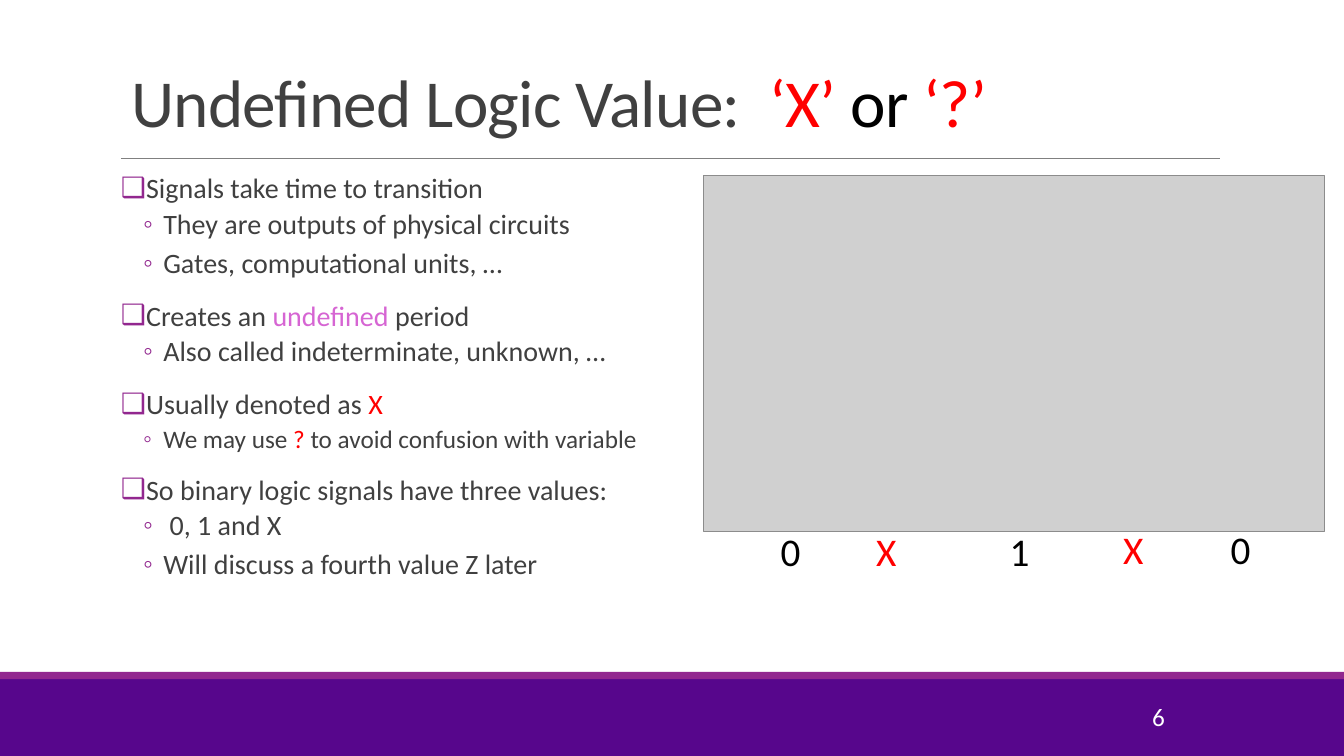
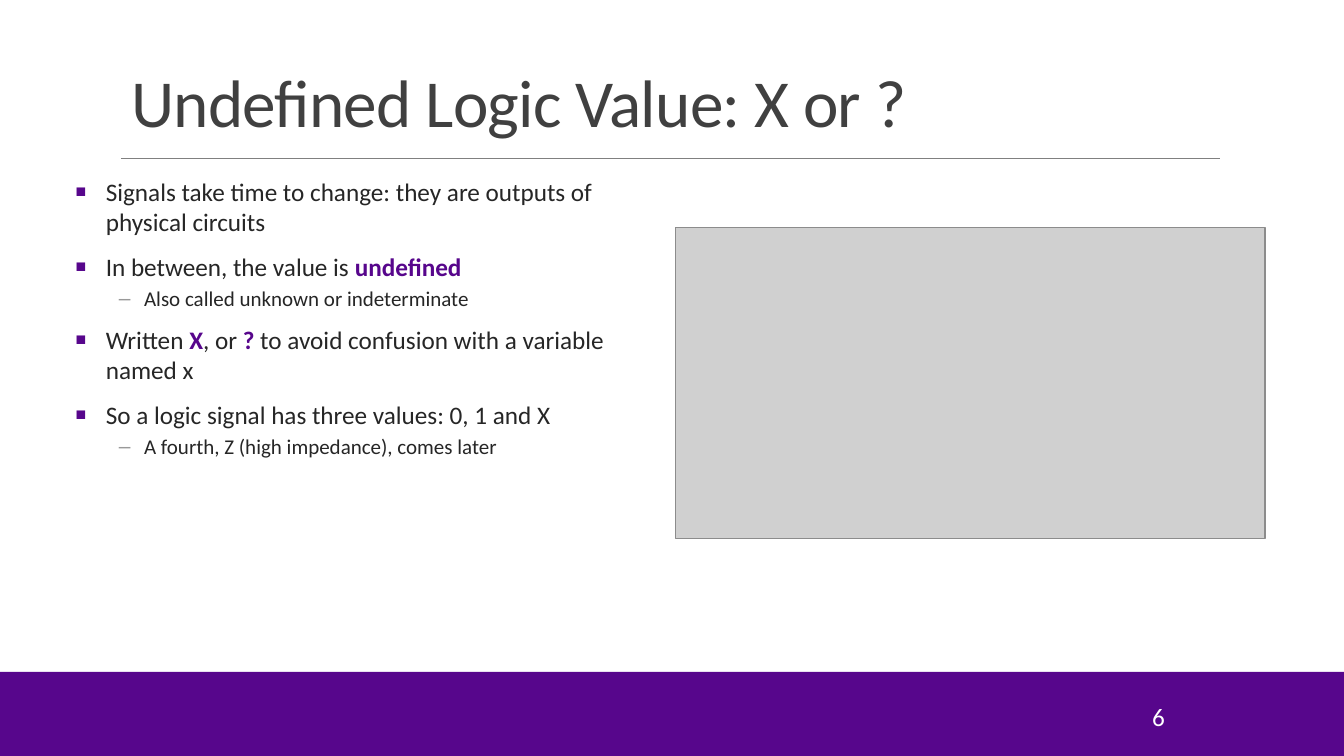
Before and after one commit to sdrangan/hwdesign, a slide deck: slide 6 of units/unit06_timing/timing.pptx. Drawn at 1344x756 pixels with LibreOffice and Linux fonts; fonts in the diff are those of the drawing; grey boxes stand for pictures; background and template pictures are left out. Boxes give left, top, right and bottom in pixels: in the first picture for what was removed or moved away, otherwise in the second. Text is boxed around its words. In the diff, an @@ line names an element or a change of style, - is before the commit and + after.

```diff
--- a/units/unit06_timing/timing.pptx
+++ b/units/unit06_timing/timing.pptx
@@ title at [131, 80, 861, 139]: text changed @@
-Undefined Logic Value: ‘X’ or ‘?’
+Undefined Logic Value: X or ?
@@ text at [106, 183, 604, 458]: text changed; size 20 to 18 pt; text colour #404040 to #262626 @@
-❑ Signals take time to transition
-  ◦ They are outputs of physical circuits
-  ◦ Gates, computational units, …
-❑ Creates an undefined period
-  ◦ Also called indeterminate, unknown, …
-❑ Usually denoted as X
-  ◦ We may use ? to avoid confusion with variable
-❑ So binary logic signals have three values:
-  ◦ 0, 1 and X
-  ◦ Will discuss a fourth value Z later
+■ Signals take time to change: they are outputs of physical circuits
+■ In between, the value is undefined
+– Also called unknown or indeterminate
+■ Written X, or ? to avoid confusion with a variable named x
+■ So a logic signal has three values: 0, 1 and X
+– A fourth, Z (high impedance), comes later
@@ picture: place and size @@
-picture at [704, 176, 1325, 531]
+picture at [676, 228, 1265, 538]
@@ text removed at [1123, 531, 1143, 564] @@
-X
@@ text removed at [1231, 531, 1251, 565] @@
-0
@@ text removed at [781, 540, 801, 567] @@
-0
@@ text removed at [876, 541, 896, 566] @@
-X
@@ text removed at [1010, 540, 1030, 566] @@
-1
@@ rectangle at [0, 671, 1344, 679]: fill #92278F to #57068C @@
```
Also in this commit, not shown: 55 other slides changed, 14 slides added, 11 slides removed, 57 other files.
